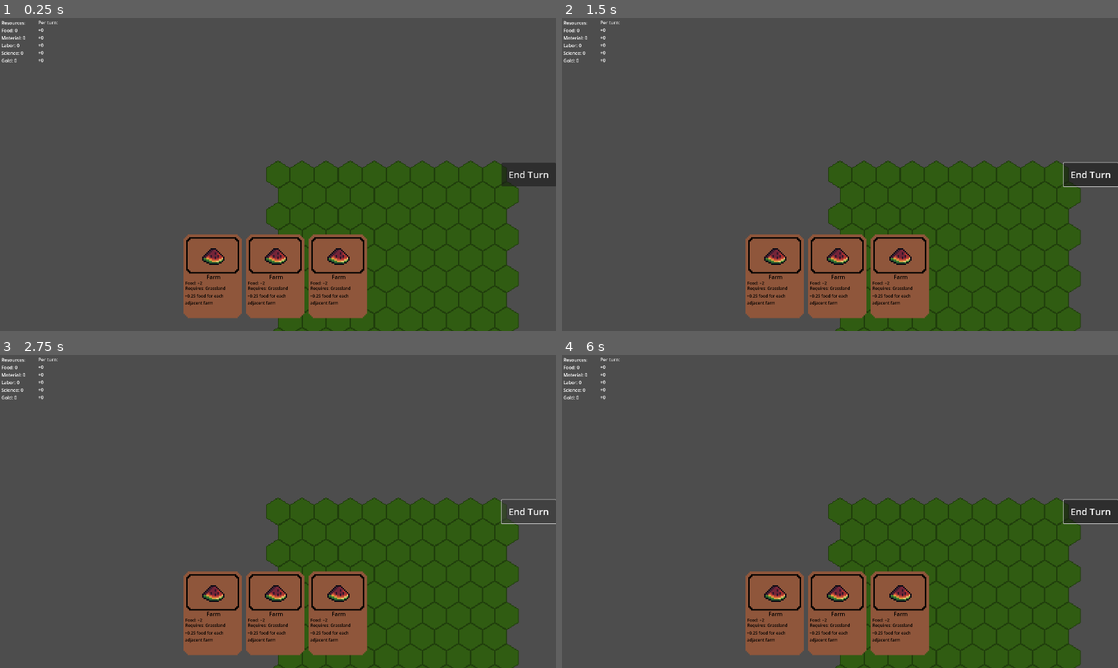
Above: before the commit, frames 1-4 (two rows, left to right).
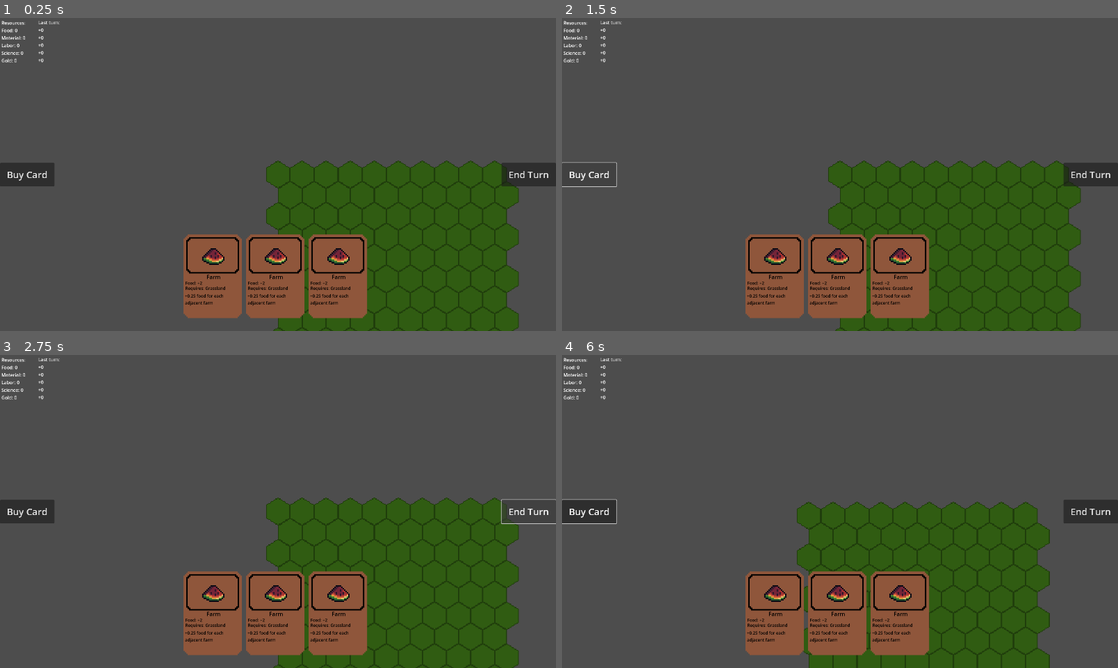
Above: after the commit, the same moments.

Repository: peytondwilliams/hexdeck
Game: Godot game, scene res://nodes/core/game_manager.tscn
The game is run twice, just before and just after one commit, with the same random seed, the same clock (stepped at 60 frames per second) and the same inputs.
Inputs (mouse positions are in pixels of both pictures, inside the frame that each line leads up to):
- Up to frame 1 (0.25 s): no input
- Up to frame 2 (1.5 s): click "End Turn" at 0.5 s; click (589, 174) at 1.25 s, where only the run after the commit has a clickable "Buy Card"
- Up to frame 3 (2.75 s): click "End Turn" at 2 s
- Up to frame 4 (6 s): click (589, 511) at 2.75 s, where only the run after the commit has a clickable "Buy Card"; click "End Turn" at 3.5 s; click (589, 511) at 4.25 s, where only the run after the commit has a clickable "Buy Card"; tap Enter at 5 s; move the mouse to (962, 495) at 5.02 s; press the mouse at (962, 495) at 5.03 s; tap Space at 5.75 s; move the mouse to (728, 527) at 5.77 s; release the mouse at (728, 527) at 5.78 s; click (728, 527) at 5.85 s

The runs differ from the first frame. In frame 1, 0.7% of the frame differs, in the area x 0-11%, y 0-54%; in frame 2, 0.2%; in frame 3, 0.7%; in frame 4, 8.3%, in the area x 0-100%, y 0-100%.

Commit message:
card costs and wip relic system

Diff:
--- a/nodes/cards/farm_card.gd
+++ b/nodes/cards/farm_card.gd
@@ -4,7 +4,14 @@
 
 # Called when the node enters the scene tree for the first time.
 func _ready():
-	pass # Replace with function body.
+	cost = {
+		"food": 0,
+		"material": 0,
+		"labor": 1,
+		"science": 0,
+		"gold": 0
+	}
+
 
 
 # Called every frame. 'delta' is the elapsed time since the previous frame.
--- a/nodes/core/card.gd
+++ b/nodes/core/card.gd
@@ -1,5 +1,12 @@
 extends Node2D
 
+@export var cost : Dictionary = {
+	"food": 0,
+	"material": 0,
+	"labor": 0,
+	"science": 0,
+	"gold": 0
+}
 
 # Called when the node enters the scene tree for the first time.
 func _ready():
--- a/nodes/core/card_hand.gd
+++ b/nodes/core/card_hand.gd
@@ -21,7 +21,6 @@
 	cards.append(card)
 	organize_hand()
 
-
 func organize_hand():
 	var start_pos = Vector2.ZERO - Vector2(90, 0) * (cards.size() - 1)
 
@@ -29,9 +28,10 @@
 		var card = cards[i]
 		card.position = start_pos + Vector2(180, 0) * i
 
-func remove_card(card: Node2D):
+func play_card(card: Node2D):
 	for i in range(0, cards.size()):
 		if cards[i] == card:
+			charge_card_cost(card)
 			cards.remove_at(i)
 			discard_pile.append(card)
 			remove_child(card)
@@ -67,6 +67,17 @@
 	draw_pile.shuffle()
 	discard_pile = []
 
+func can_play_card(card):
+	for key in gb.resources.keys():
+		if gb.resources[key] < card.cost[key]:
+			return false
+
+	return true
+
+func charge_card_cost(card):
+	for key in gb.resources.keys():
+		gb.resources[key] -= card.cost[key]
+
 # Called every frame. 'delta' is the elapsed time since the previous frame.
 func _process(delta):
 	pass
--- a/nodes/core/game_manager.gd
+++ b/nodes/core/game_manager.gd
@@ -5,8 +5,15 @@
 @onready var stats_label : Label = $UI/Control/StatsLabel
 @onready var stats_pt_label : Label = $UI/Control/StatsPTLabel
 
+@onready var card_hand : Node2D = $Camera2D/CardHand
+
 var hold_improv = null
 var hold_card = null
+
+var prev_mouse_pos: Vector2 = Vector2.ZERO
+var dragging = false
+
+var tried_click_card = false
 
 # Called when the node enters the scene tree for the first time.
 func _ready():
@@ -18,17 +25,34 @@
 	pass
 
 func _physics_process(delta):
-	if Input.is_action_pressed("action_click"):
+	if Input.is_action_just_pressed("action_click"):
 		if not hold_improv:
 			find_click_card()
+			if not hold_improv and not tried_click_card:
+				dragging = true
+				prev_mouse_pos = get_global_mouse_position()
+
 		else:
+			pass
+
+	if Input.is_action_pressed("action_click"):
+		if hold_improv:
 			hold_improv.position = gb.cube_to_real_coords(gb.real_to_cube_coords(get_global_mouse_position()))
+		elif dragging: #dragging
+			var curr_mouse_pos = get_global_mouse_position()
+			var lerped_vec = prev_mouse_pos.lerp(curr_mouse_pos, delta * 4)
+			$Camera2D.position -= (lerped_vec - prev_mouse_pos) * 2
+			prev_mouse_pos = lerped_vec
 
 	elif Input.is_action_just_released("action_click"):
 		if hold_improv:
 			place_improv()
 			hold_improv = null
 			hold_card = null
+		elif dragging:
+			dragging = false
+
+	tried_click_card = false
 
 func find_click_card():
 	var space_state = get_world_2d().direct_space_state
@@ -40,21 +64,22 @@
 
 	for collider in result:
 		if collider.collider.is_in_group("card"):
-			hold_card = collider.collider.get_parent()
-			hold_improv = hold_card.improv_pre.instantiate()
-			add_child(hold_improv)
+			tried_click_card = true
+			if card_hand.can_play_card(collider.collider.get_parent()):
+				hold_card = collider.collider.get_parent()
+				hold_improv = hold_card.improv_pre.instantiate()
+				add_child(hold_improv)
 
-			hold_improv.position = gb.cube_to_real_coords(gb.real_to_cube_coords(get_global_mouse_position()))
+				hold_improv.position = gb.cube_to_real_coords(gb.real_to_cube_coords(get_global_mouse_position()))
 			break
 
 func place_improv():
 	var place_loc = gb.generate_hex_key(gb.real_to_cube_coords(get_global_mouse_position()))
-	print(place_loc)
 	if gb.grid.has(place_loc) and gb.grid[place_loc].improvement == null:
 		if hold_improv.is_valid_coords(place_loc):
 			remove_child(hold_improv)
 			gb.grid[place_loc].add_improv(hold_improv)
-			$CardHand.remove_card(hold_card)
+			card_hand.play_card(hold_card)
 	else:
 		hold_improv.queue_free()
 
@@ -80,7 +105,7 @@
 						gb.resources["science"],
 						gb.resources["gold"]]
 
-	stats_pt_label.text =  "Per turn:
+	stats_pt_label.text =  "Last turn:
 						+%d
 						+%d
 						+%d
@@ -91,7 +116,21 @@
 						gb.resources_pt["science"],
 						gb.resources_pt["gold"]]
 
+func trigger_relics(trig_type):
+	for relic in gb.relics[gb.TRIG.keys()[trig_type]]:
+		relic.activate()
 
 func _on_end_turn_button_pressed():
+	# end of turn actions
+	trigger_relics(gb.TRIG.END_TURN)
 	calc_turn()
-	$CardHand.draw_hand()
+
+	gb.turn += 1
+
+	# start of turn actions
+	card_hand.draw_hand()
+	trigger_relics(gb.TRIG.START_TURN)
+
+
+func _on_buy_card_button_pressed():
+	pass # Replace with function body.
--- a/nodes/core/game_manager.tscn
+++ b/nodes/core/game_manager.tscn
@@ -9,12 +9,12 @@
 
 [node name="HexGrid" parent="." instance=ExtResource("2_fmrg8")]
 
-[node name="CardHand" parent="." instance=ExtResource("3_dycs4")]
+[node name="Camera2D" type="Camera2D" parent="."]
+zoom = Vector2(3, 3)
+
+[node name="CardHand" parent="Camera2D" instance=ExtResource("3_dycs4")]
 position = Vector2(-3, 117)
 scale = Vector2(0.4, 0.4)
-
-[node name="Camera2D" type="Camera2D" parent="."]
-zoom = Vector2(3, 3)
 
 [node name="UI" type="CanvasLayer" parent="."]
 
@@ -43,6 +43,19 @@
 text = "End Turn"
 metadata/_edit_use_anchors_ = true
 
+[node name="BuyCardButton" type="Button" parent="UI/Control"]
+layout_mode = 1
+anchors_preset = 4
+anchor_top = 0.5
+anchor_bottom = 0.5
+offset_top = -40.5
+offset_right = 188.0
+offset_bottom = 40.5
+grow_vertical = 2
+theme_override_font_sizes/font_size = 32
+text = "Buy Card"
+metadata/_edit_use_anchors_ = true
+
 [node name="StatsLabel" type="Label" parent="UI/Control"]
 layout_mode = 0
 offset_left = 5.0
@@ -63,7 +76,7 @@
 offset_top = 4.0
 offset_right = 201.0
 offset_bottom = 160.0
-text = "Per turn:
+text = "Last turn:
 +0
 +0
 +0
@@ -72,3 +85,4 @@
 metadata/_edit_use_anchors_ = true
 
 [connection signal="pressed" from="UI/Control/EndTurnButton" to="." method="_on_end_turn_button_pressed"]
+[connection signal="pressed" from="UI/Control/BuyCardButton" to="." method="_on_buy_card_button_pressed"]
--- a/nodes/core/global.gd
+++ b/nodes/core/global.gd
@@ -8,7 +8,10 @@
 					Vector3i(-1, +1, 0), #bot left
 					Vector3i(0, +1, -1) #bot right
 					]
+
 const COORD_SCALE_FACTOR = 16
+
+enum TRIG {START_TURN, END_TURN, PRE_TAX, PLAY_CARD, DRAW_CARD} #etc
 
 var resources : Dictionary = {
 	"food": 0,
@@ -25,7 +28,15 @@
 	"gold": 0
 }
 var grid : Dictionary = {}
-var relics : Dictionary = {}
+
+var relics : Dictionary = {
+	"START_TURN" : [],
+	"END_TURN" : [],
+	"PRE_TAX" : [],
+	"PLAY_CARD" : [],
+	"DRAW_CARD" : []
+}
+
 var deck : Array = []
 
 var turn : int = 1
--- /dev/null
+++ b/nodes/core/relic.gd
@@ -0,0 +1,9 @@
+extends Node2D
+
+var gb = Global
+
+var id = ""
+var trigger = gb.TRIG.PLAY_CARD
+
+func activate():
+	pass
--- /dev/null
+++ b/nodes/core/relic.tscn
@@ -0,0 +1,6 @@
+[gd_scene load_steps=2 format=3 uid="uid://dlxsw3x4hgrwv"]
+
+[ext_resource type="Script" path="res://nodes/core/relic.gd" id="1_epkmh"]
+
+[node name="Relic" type="Node2D"]
+script = ExtResource("1_epkmh")
--- /dev/null
+++ b/nodes/relics/strawberry_relic.gd
@@ -0,0 +1,9 @@
+extends "res://nodes/core/relic.gd"
+
+
+# Called when the node enters the scene tree for the first time.
+func _ready():
+	trigger = gb.TRIG.END_TURN
+
+func activate():
+	gb.resources["labor"] += 1
--- /dev/null
+++ b/nodes/relics/strawberry_relic.tscn
@@ -0,0 +1,7 @@
+[gd_scene load_steps=3 format=3 uid="uid://do2gu3nc0685n"]
+
+[ext_resource type="PackedScene" uid="uid://dlxsw3x4hgrwv" path="res://nodes/core/relic.tscn" id="1_xg5vr"]
+[ext_resource type="Script" path="res://nodes/relics/strawberry_relic.gd" id="2_p77rk"]
+
+[node name="strawberry_relic" instance=ExtResource("1_xg5vr")]
+script = ExtResource("2_p77rk")
